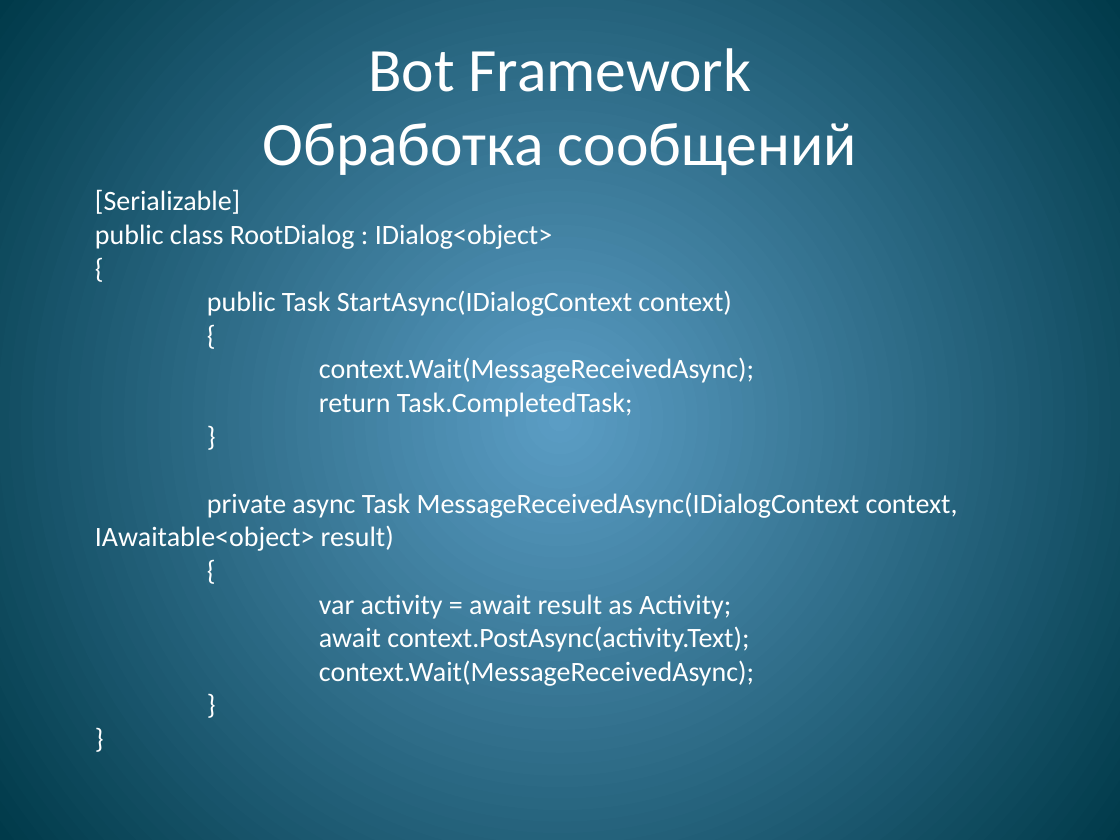
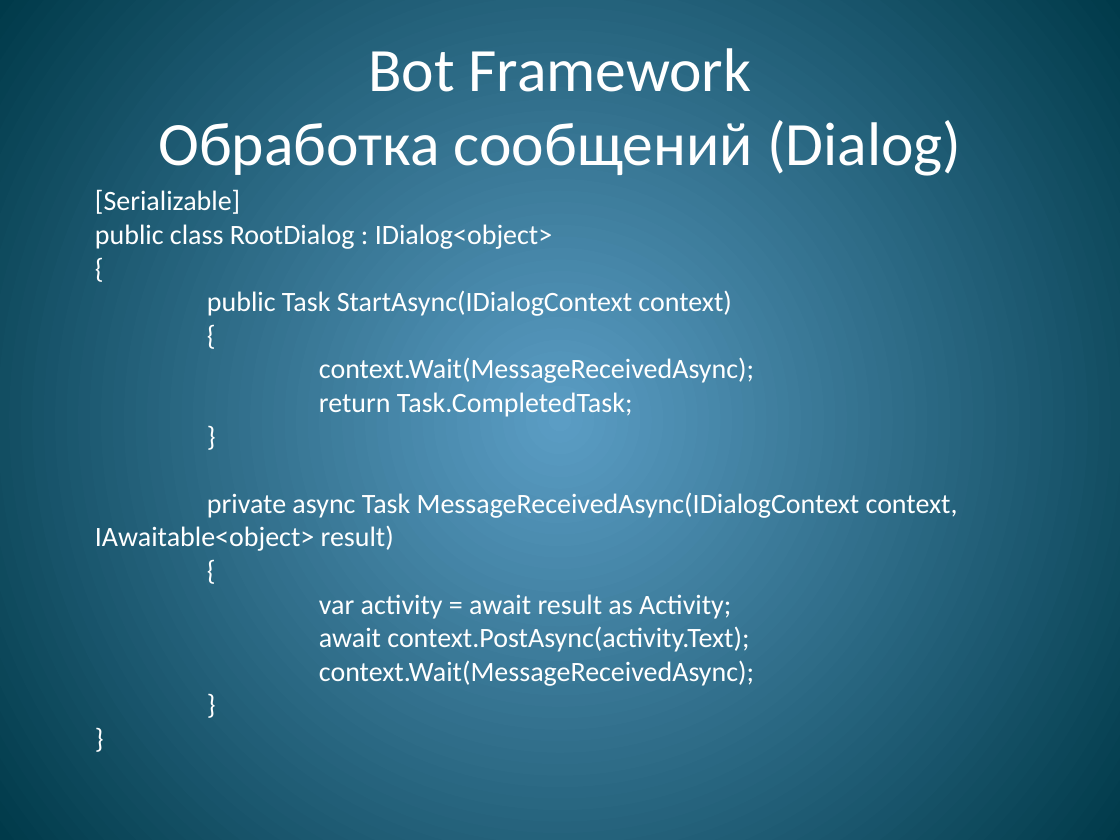
Before and after one commit to WrMax/TelegramDemo, a slide deck: slide 17 of Bot.pptx (slide 16 before the commit). Drawn at 1120x840 pixels with LibreOffice and Linux fonts; fonts in the diff are those of the drawing. Boxes give left, top, right and bottom in pixels: in the first picture for what was removed or moved away, otherwise in the second. Text is boxed around its words. In the diff, an @@ line names an element or a change of style, - is before the commit and + after.

```diff
--- a/Bot.pptx
+++ b/Bot.pptx
@@ title at <box>158,48,961,176</box>: text changed @@
-Bot Framework
-Обработка сообщений
+Bot Framework
+Обработка сообщений (Dialog)
```
Also in this commit, not shown: 7 other slides changed, 3 slides added, 2 slides removed, 1 other file.
